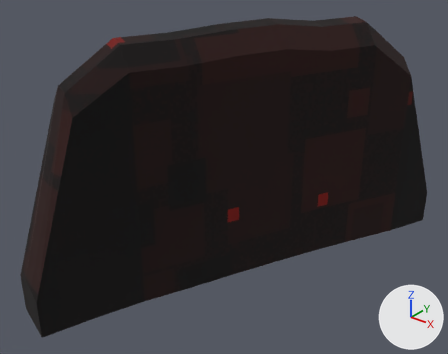
Two versions of the glTF model assets/models/map_base_lip204.glb, one commit apart.
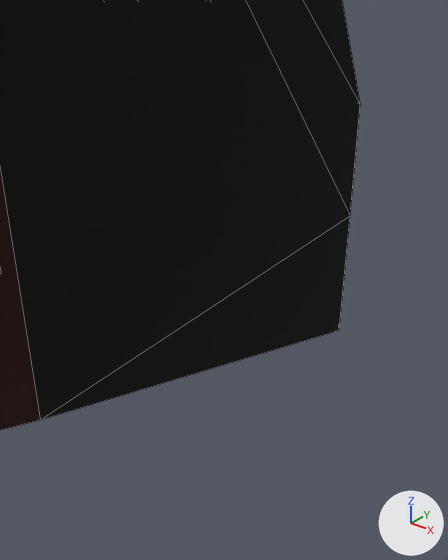
Old and new are each drawn whole from a 50 mm lens placed at (-37.26, 11.23, 28.63), pointed at (-43.26, 18.74, 23.97) and again close up from a 50 mm lens placed at (-40.32, 21.11, 23.13), pointed at (-41.35, 22.4, 22.33). The axes (+X, +Y, +Z) are drawn at lower right. The lights are the same throughout. The first two pictures are the older version. The close-ups show mesh edges as thin lines. Objects named as collision shapes, trigger or cutter boxes, shadow casters or lower levels of detail are left out. Vertices at exactly the same position are counted once.

Names of what the first close-up shows: 'MapBaseLip204Rock'.
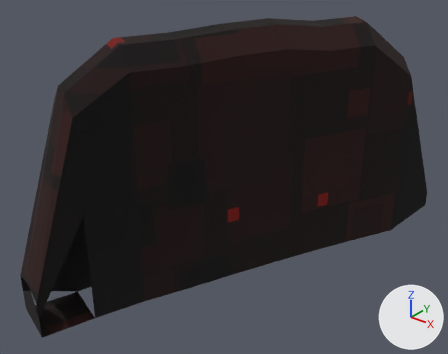
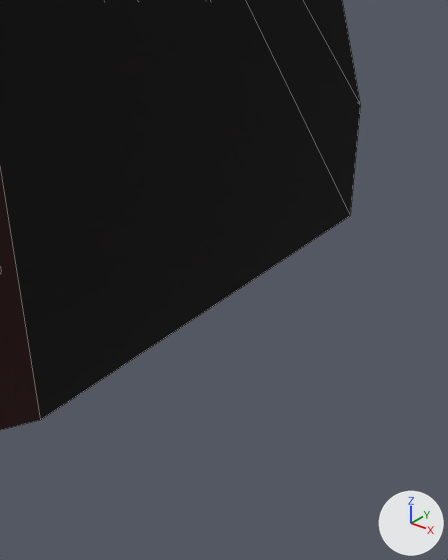
Patch to the scene script:
```diff
--- a/assets/models/map_base_lip204.glb.py
+++ b/assets/models/map_base_lip204.glb.py
@@ me_mapbaselip204rock @@
 # used by ob_mapbaselip204rock; location = (0.0, 0.0, 0.0)
-me_mapbaselip204rock.from_pydata(...)  # 80 vertices, 156 faces; spans x -44.99..-41.05, y 15.39..22.99, z 22.2..26.54
+me_mapbaselip204rock.from_pydata(...)  # 79 vertices, 127 faces; spans x -44.99..-41.05, y 15.39..22.99, z 22.2..26.54
+# me_mapbaselip204rock part 1
+# 1 vertex is removed from x -41.05, y 22.57, z 22.2
+# 29 faces are deleted
 me_mapbaselip204rock.materials.append(mat_hellrock)
```

Pixel boxes (x1, y1, x2, y2) of what changed, in the close-ups (448 x 560 px):
part 1 of me_mapbaselip204rock, deleted
    before: (41, 216, 350, 420)
